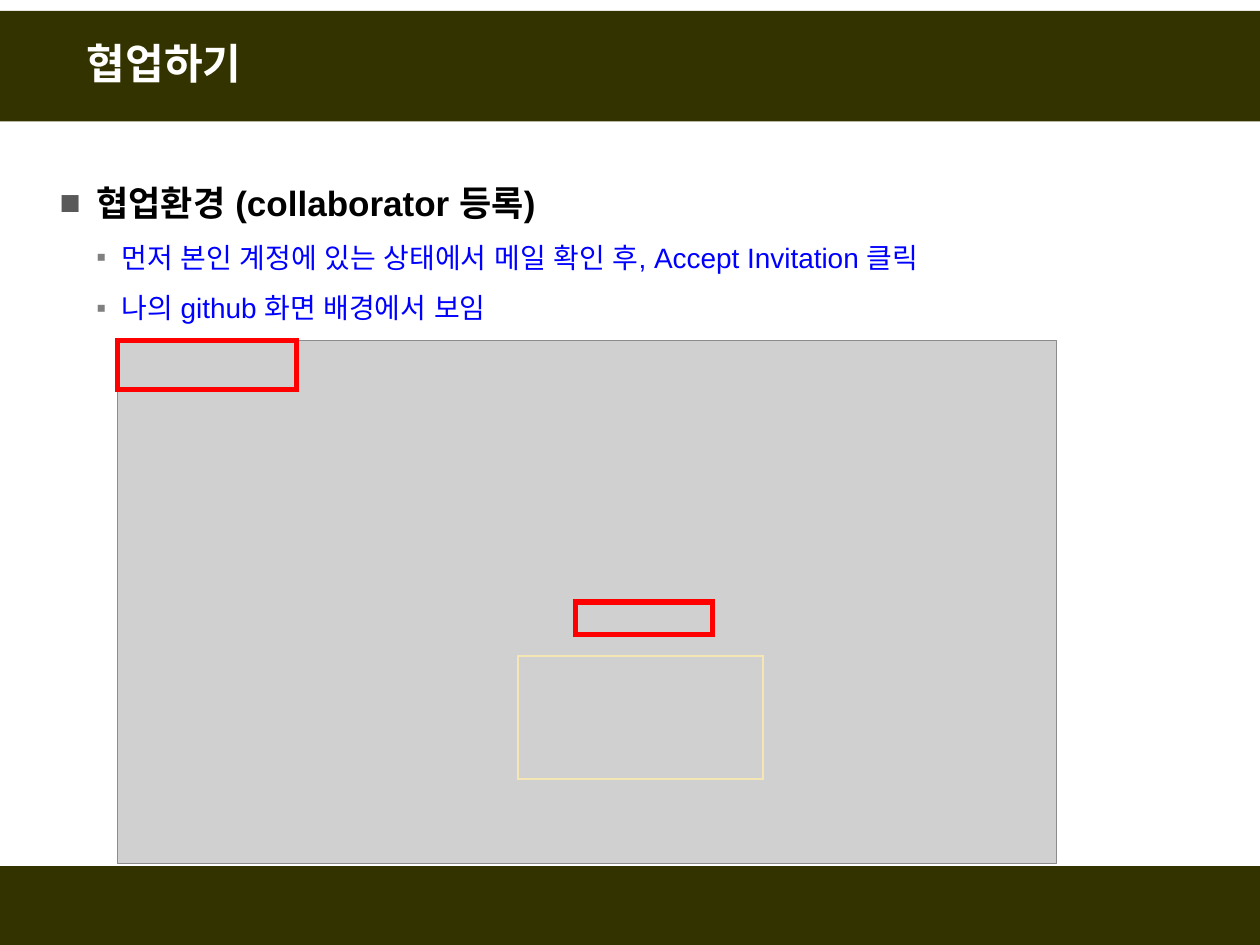
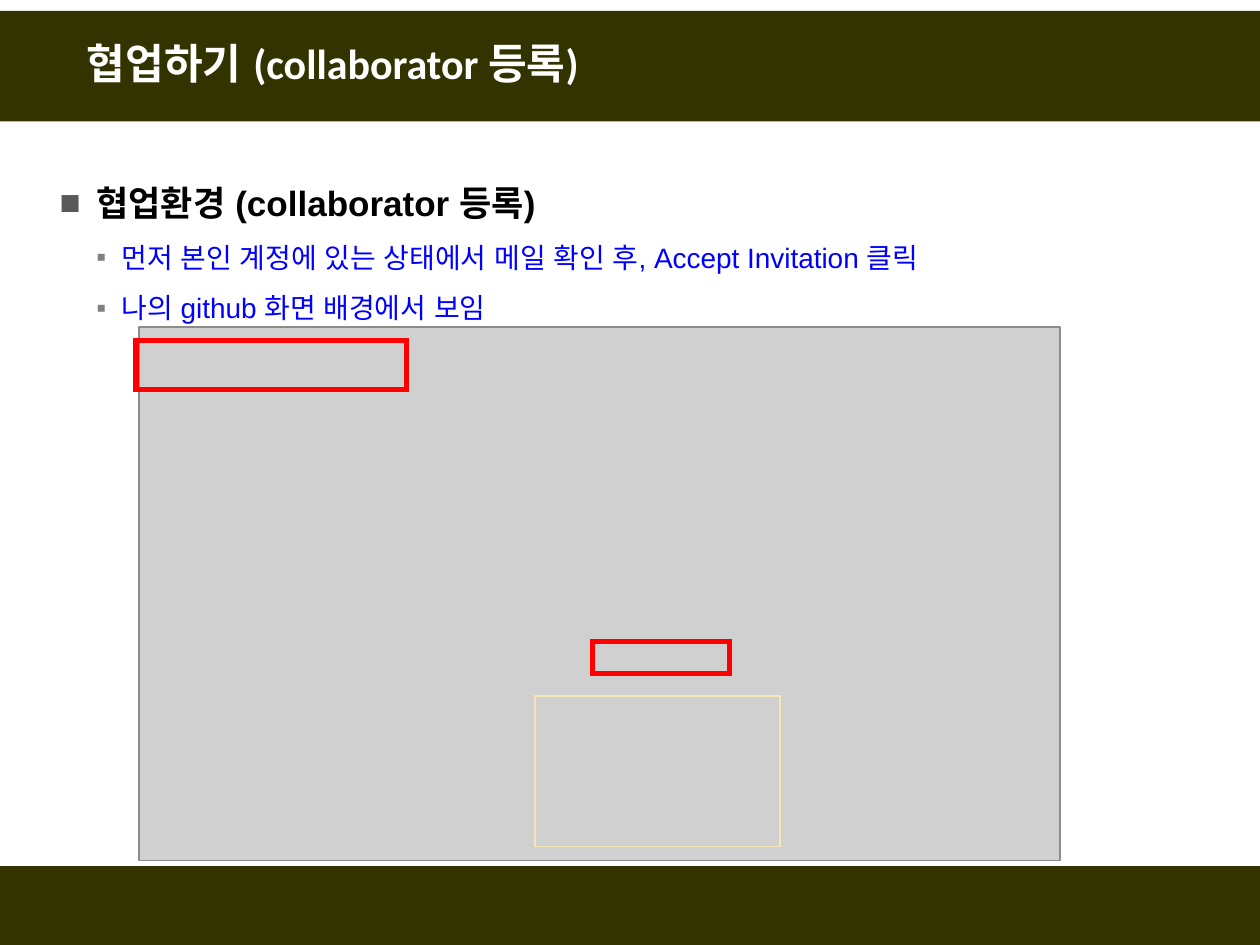
Before and after one commit to fasthill/github-lecture, a slide deck: slide 11 of git및github첫걸음-협업하기.pptx (slide 8 before the commit). Drawn at 1260x945 pixels with LibreOffice and Linux fonts; fonts in the diff are those of the drawing; grey boxes stand for pictures. Boxes give left, top, right and bottom in pixels: in the first picture for what was removed or moved away, otherwise in the second. Text is boxed around its words. In the diff, an @@ line names an element or a change of style, - is before the commit and + after.

```diff
--- a/git및github첫걸음-협업하기.pptx
+++ b/git및github첫걸음-협업하기.pptx
@@ title at (87, 43, 578, 85): text changed @@
-협업하기
+협업하기 (collaborator 등록)
@@ picture: place and size @@
-picture at (117, 340, 1056, 863)
+picture at (139, 328, 1060, 861)
@@ rectangle: place and size @@
-rectangle at (117, 340, 297, 389)
+rectangle at (136, 340, 406, 389)
@@ rectangle: place and size @@
-rectangle at (576, 602, 713, 635)
+rectangle at (592, 641, 730, 674)
@@ rectangle: place and size @@
-rectangle at (518, 656, 762, 780)
+rectangle at (536, 696, 780, 847)
```
Also in this commit, not shown: 9 other slides changed, 13 slides added, 2 other files.
